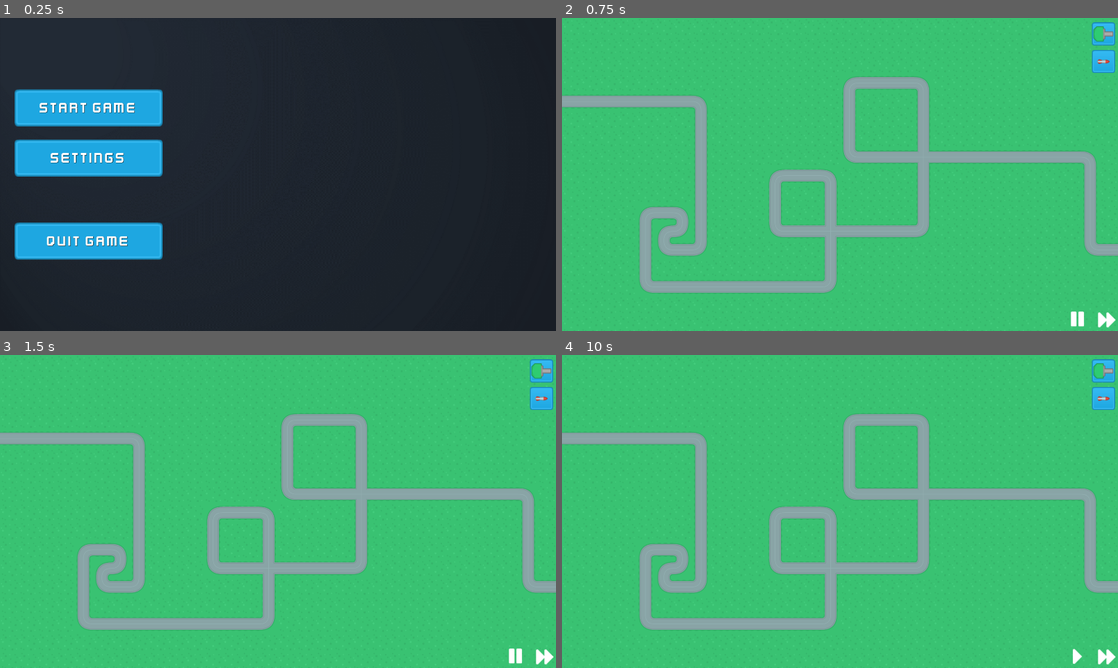
Above: before the commit, frames 1-4 (two rows, left to right).
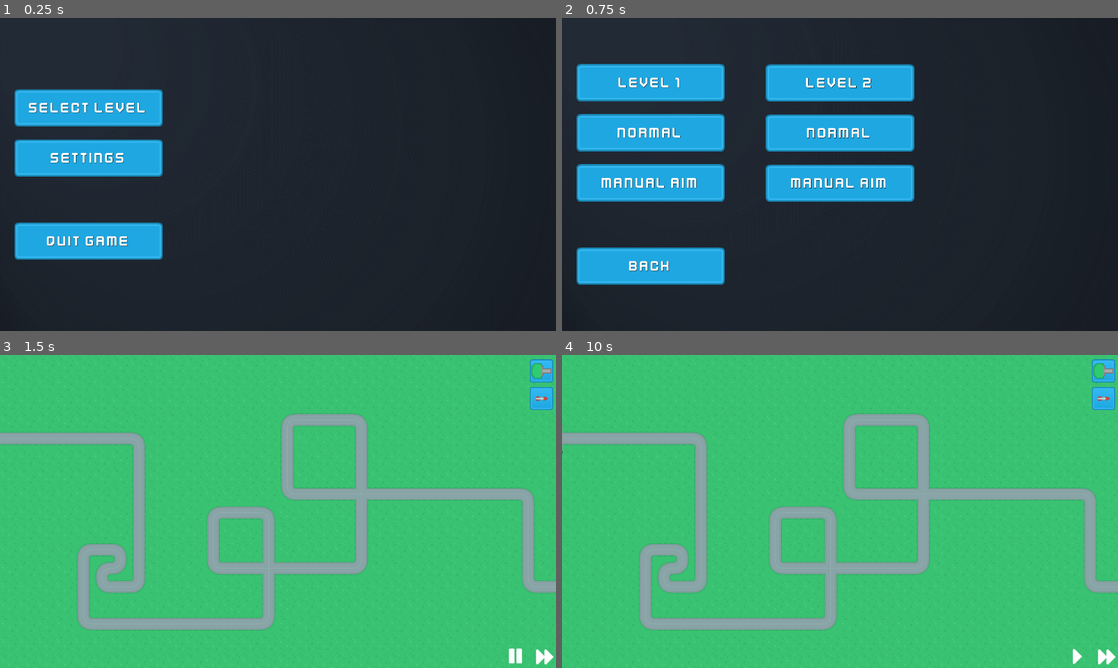
Above: after the commit, the same moments.

Repository: Sondervick/PWS-TowerDefense-Game
Game: Godot game, scene res://Scenes/scene_handler.tscn
The game is run twice, just before and just after one commit, with the same random seed, the same clock (stepped at 60 frames per second) and the same inputs.
Inputs (mouse positions are in pixels of both pictures, inside the frame that each line leads up to):
- Up to frame 1 (0.25 s): no input
- Up to frame 2 (0.75 s): click "START GAME" (after the commit: "SELECT LEVEL") at 0.5 s
- Up to frame 3 (1.5 s): click (88, 520) at 1.25 s, where only the run after the commit has a clickable "MANUAL AIM"
- Up to frame 4 (10 s): click (1101, 370) at 2 s; click (1101, 398) at 2.75 s; click (1106, 655) at 3.5 s; click (1101, 370) at 4.25 s; click (1101, 398) at 5 s; click (1106, 655) at 5.75 s; click (1101, 370) at 6.5 s; click (1101, 398) at 7.25 s; click (1106, 655) at 8 s; click (1079, 655) at 8.75 s; tap Enter (ui_accept) at 9.5, 9.77 s; move the mouse to (962, 495) at 9.52 s

The runs differ from the first frame. In frame 1, 0.4% of the frame differs, in the area x 5-27%, y 27-31%; in frame 2, 100%, in the area x 0-100%, y 0-100%; in frame 3, nothing differs; in frame 4, less than 0.1%.

Commit message:
:sparkles: level select
:sparkles: level select
:sparkles: gamemode select
:sparkles: aim yourself

:bug: When aiming at multiple enemies, it will target (only) the last one.

Diff:
--- a/Scenes/Enemies/EnemySexyMf.tscn
+++ b/Scenes/Enemies/EnemySexyMf.tscn
@@ -7,7 +7,7 @@
 [sub_resource type="RectangleShape2D" id="RectangleShape2D_11mr1"]
 size = Vector2(29, 29)
 
-[node name="EnemySexyMf" type="PathFollow2D"]
+[node name="EnemySexyMf" type="PathFollow2D" groups=["enemy"]]
 rotates = false
 loop = false
 script = ExtResource("1_1cjnk")
--- a/Scenes/Enemies/GreenTree.tscn
+++ b/Scenes/Enemies/GreenTree.tscn
@@ -7,7 +7,7 @@
 [sub_resource type="RectangleShape2D" id="RectangleShape2D_pfclw"]
 size = Vector2(29, 30)
 
-[node name="OrangeTree" type="PathFollow2D"]
+[node name="OrangeTree" type="PathFollow2D" groups=["enemy"]]
 loop = false
 script = ExtResource("1_fe0v2")
 
--- a/Scenes/Enemies/OrangeTree.tscn
+++ b/Scenes/Enemies/OrangeTree.tscn
@@ -7,7 +7,7 @@
 [sub_resource type="RectangleShape2D" id="RectangleShape2D_pfclw"]
 size = Vector2(29, 30)
 
-[node name="OrangeTree" type="PathFollow2D"]
+[node name="OrangeTree" type="PathFollow2D" groups=["enemy"]]
 loop = false
 script = ExtResource("1_km3tm")
 
--- a/Scenes/GameScene.gd
+++ b/Scenes/GameScene.gd
@@ -10,8 +10,6 @@
 
 var current_wave = 0
 var enemies_in_wave = 0
-
-var game_mode = "normal"
 
 # Called when the node enters the scene tree for the first time.
 func _ready():
@@ -19,14 +17,18 @@
 	# Later this should switch automatically, when switching maps
 	map_node = get_node("Map1")
 
-	#Setting the gamemode to the GameData script
-	GameData.game_mode = game_mode
-
 	#Gets all the buttons in the "build_buttons" group.
 	for i in get_tree().get_nodes_in_group("build_buttons"):
 		#Connects the button to the initiateBuildMode script which requires a tower type.
 		#i.get_name() gets the name of the node object. (example: Gun, Missile)
 		i.pressed.connect(initiateBuildMode.bind(i.name))
+
+	#Gets the Normal1 node, hidden in the Level Select menu
+	#Gets when the button gets pressed .pressed.connect()
+	#Runs the "onLevelOneNormal" function inside this script .connect(onLevelSelectPressed)
+	get_node("UI/LevelSelect/Margin/Level1VBC/Normal1").pressed.connect(onLevelOneNormal)
+	get_node("UI/LevelSelect/Margin/Level1VBC/Aim1").pressed.connect(onLevelOneAim)
+	get_node("UI/LevelSelect/Margin/Level1VBC/Back").pressed.connect(onBack)
 
 
 # Called every frame. 'delta' is the elapsed time since the previous frame.
@@ -149,7 +151,7 @@
 func retrieve_wave_data():
 	# Hard coding the wave data, nesting 2 arrays
 	# First is the enemy type, second is the time between spawns
-	var wave_data = [[getRandomEnemy(), 0.7], [getRandomEnemy(), 0.3], [getRandomEnemy(), 0.4], [getRandomEnemy(), 0.2], [getRandomEnemy(), 0.1]]
+	var wave_data = [["EnemySexyMf", 0.7], ["EnemySexyMf", 0.3], ["EnemySexyMf", 0.4], [getRandomEnemy(), 0.2], [getRandomEnemy(), 0.1]]
 	current_wave += 1
 	# Getting the amount of enemies per wave, this is done by looking at the array size
 	enemies_in_wave = wave_data.size()
@@ -184,3 +186,27 @@
 	if randomTower == 3:
 		towerName = "EnemySexyMf"
 	return towerName
+
+#
+# Level Selection Things
+#
+
+func onLevelOneNormal():
+	#Set the UI layer to visible
+	get_node("UI/HUD").visible = true
+	get_node("Map1").visible = true
+	#Removing the level select scene instance
+	get_node("UI/LevelSelect").queue_free()
+	GameData.game_mode = "normal"
+
+func onLevelOneAim():
+	#Set the UI layer to visible
+	get_node("UI/HUD").visible = true
+	get_node("Map1").visible = true
+	#Removing the level select scene instance
+	get_node("UI/LevelSelect").queue_free()
+	GameData.game_mode = "manual_aim"
+
+func onBack():
+	#Reloads the current scene, this means it'll reset to the main_menu
+	get_tree().reload_current_scene()
--- a/Scenes/GameScene.tscn
+++ b/Scenes/GameScene.tscn
@@ -1,7 +1,8 @@
-[gd_scene load_steps=10 format=3 uid="uid://d3o80tyx6lyn6"]
+[gd_scene load_steps=11 format=3 uid="uid://d3o80tyx6lyn6"]
 
 [ext_resource type="PackedScene" uid="uid://dtscb01h0dspd" path="res://Scenes/Maps/Map1.tscn" id="1_1pww6"]
 [ext_resource type="Script" path="res://Scenes/GameScene.gd" id="1_evaqv"]
+[ext_resource type="PackedScene" uid="uid://cifr4t2atydot" path="res://Scenes/UIScenes/LevelSelect.tscn" id="2_vwkla"]
 [ext_resource type="Script" path="res://Scenes/UI.gd" id="3_7xx70"]
 [ext_resource type="Texture2D" uid="uid://bh8rs8o7ylcti" path="res://Assets/UI/Buttons/blue_button12.png" id="3_66iv5"]
 [ext_resource type="Texture2D" uid="uid://c3157da4uwt4m" path="res://Assets/Towers/towerDefense_tile249.png" id="4_scrtf"]
@@ -14,11 +15,15 @@
 script = ExtResource("1_evaqv")
 
 [node name="Map1" parent="." instance=ExtResource("1_1pww6")]
+visible = false
 
 [node name="UI" type="CanvasLayer" parent="."]
 script = ExtResource("3_7xx70")
 
+[node name="LevelSelect" parent="UI" instance=ExtResource("2_vwkla")]
+
 [node name="HUD" type="Control" parent="UI"]
+visible = false
 layout_mode = 3
 anchors_preset = 15
 anchor_right = 1.0
--- a/Scenes/Towers/Turrets.gd
+++ b/Scenes/Towers/Turrets.gd
@@ -13,35 +13,55 @@
 
 #Called every physics frame (you can change this in godot settings, default: 60fps)
 func _physics_process(delta):
-	if GameData.game_mode != "normal":
-		turn_mouse()
-	else:
-		if enemy_array.size() != 0 and built:
-			select_enemy()
-			turn()
+	if built:
+		if GameData.game_mode == "manual_aim":
+			turn_mouse()
 			if fire_ready:
 				fire()
-		else:
-			enemy = null
+		elif GameData.game_mode == "normal":
+			if enemy_array.size() != 0:
+				select_enemy()
+				turn()
+				if fire_ready:
+					fire()
+			else:
+				enemy = null
 
 func turn_mouse():
-	#Setting the variable enemy_position to the mouse position (vector 2D).
-	var enemy_position = get_global_mouse_position()
-	#Getting the turret (gun) node, and setting the rotation to the enemy_position
-	get_node("Turret").look_at(enemy_position)
+	#Get mouse pos
+	var mouse_pos = get_global_mouse_position()
+	#Make turret look at mouse pos
+	get_node("Turret").look_at(mouse_pos)
+
+	#Get turret pos
+	var turret_pos = get_node("Turret").get_global_position()
+
+	#Draw a line from mouse pos to tower pos
+	var space_state = get_world_2d().direct_space_state
+	var query = PhysicsRayQueryParameters2D.create(mouse_pos, turret_pos)
+	var result = space_state.intersect_ray(query)
+
+	#If it hits
+	if result:
+		#Get the parent of the collision body
+		enemy = result.collider.get_parent()
+	#if it doesn't hit, make enemy null
+	else:
+		enemy = null
 
 func select_enemy():
 	var enemy_progress_arr = []
-	# For every item in the enemy_array
+	#For every item in the enemy_array
 	for i in enemy_array:
 		#Adding the offset of the enemy
 		enemy_progress_arr.append(i.get_progress())
-	# Getting the maximum offset
+	#Getting the maximum progress
 	var max_offset = enemy_progress_arr.max()
-	# Focus on the enemy closest to the end of the path
+	#Focus on the enemy closest to the end of the path
 	var enemy_index = enemy_progress_arr.find(max_offset)
-	if enemy_index != -1:  # Check if the index is valid
+	if enemy_index != -1:  #Check if the index is valid
 		enemy = enemy_array[enemy_index]
+		print(enemy)
 
 func turn():
 	#Look at the enemy
@@ -50,8 +70,11 @@
 func fire():
 	#Setting the fire_ready variable to false so that it does not fire when the _physics_process runs again
 	fire_ready = false
-	#Get the amount of damage we need to do to the enemy
-	enemy.on_hit(GameData.tower_data[type]["damage"])
+
+	if enemy != null:
+		#Get the amount of damage we need to do to the enemy
+		enemy.on_hit(GameData.tower_data[type]["damage"])
+
 	#Wait for a the fire_rate to pass, then set fire_ready to true to fire again.
 	await(get_tree().create_timer(GameData.tower_data[type]["fire_rate"]).timeout)
 	fire_ready = true
--- /dev/null
+++ b/Scenes/UIScenes/LevelSelect.tscn
@@ -0,0 +1,211 @@
+[gd_scene load_steps=5 format=3 uid="uid://cifr4t2atydot"]
+
+[ext_resource type="Texture2D" uid="uid://baholcpylc6vw" path="res://Assets/UI/Art/BackGround.png" id="1_hu0d0"]
+[ext_resource type="Texture2D" uid="uid://ds3vslk1bs1wl" path="res://Assets/UI/Buttons/blue_button03.png" id="2_uer4a"]
+[ext_resource type="Texture2D" uid="uid://c13a14crm6jq2" path="res://Assets/UI/Buttons/blue_button05.png" id="3_kev6f"]
+[ext_resource type="FontFile" uid="uid://cmvhle8a2rai2" path="res://Assets/Fonts/Kenney Future Narrow.ttf" id="4_h0has"]
+
+[node name="LevelSelect" type="Control"]
+layout_mode = 3
+anchors_preset = 15
+anchor_right = 1.0
+anchor_bottom = 1.0
+grow_horizontal = 2
+grow_vertical = 2
+
+[node name="BG" type="TextureRect" parent="."]
+layout_mode = 1
+anchors_preset = 15
+anchor_right = 1.0
+anchor_bottom = 1.0
+grow_horizontal = 2
+grow_vertical = 2
+texture = ExtResource("1_hu0d0")
+
+[node name="Margin" type="MarginContainer" parent="."]
+layout_mode = 1
+anchors_preset = 15
+anchor_right = 1.0
+anchor_bottom = 1.0
+grow_horizontal = 2
+grow_vertical = 2
+theme_override_constants/margin_left = 50
+theme_override_constants/margin_top = 50
+theme_override_constants/margin_right = 50
+theme_override_constants/margin_bottom = 50
+
+[node name="Level1VBC" type="VBoxContainer" parent="Margin"]
+custom_minimum_size = Vector2(512, 0)
+layout_mode = 2
+size_flags_horizontal = 0
+theme_override_constants/separation = 45
+alignment = 1
+
+[node name="Level1" type="TextureButton" parent="Margin/Level1VBC"]
+custom_minimum_size = Vector2(512, 128)
+layout_mode = 2
+size_flags_horizontal = 0
+texture_normal = ExtResource("2_uer4a")
+stretch_mode = 0
+
+[node name="Label" type="Label" parent="Margin/Level1VBC/Level1"]
+layout_mode = 1
+anchors_preset = 15
+anchor_right = 1.0
+anchor_bottom = 1.0
+grow_horizontal = 2
+grow_vertical = 2
+theme_override_colors/font_shadow_color = Color(0, 0, 0, 0.870588)
+theme_override_fonts/font = ExtResource("4_h0has")
+theme_override_font_sizes/font_size = 52
+text = "LEVEL 1
+"
+horizontal_alignment = 1
+vertical_alignment = 1
+
+[node name="Normal1" type="TextureButton" parent="Margin/Level1VBC"]
+custom_minimum_size = Vector2(512, 128)
+layout_mode = 2
+size_flags_horizontal = 0
+texture_normal = ExtResource("2_uer4a")
+texture_pressed = ExtResource("3_kev6f")
+stretch_mode = 0
+
+[node name="Label" type="Label" parent="Margin/Level1VBC/Normal1"]
+layout_mode = 1
+anchors_preset = 15
+anchor_right = 1.0
+anchor_bottom = 1.0
+grow_horizontal = 2
+grow_vertical = 2
+theme_override_colors/font_shadow_color = Color(0, 0, 0, 0.870588)
+theme_override_fonts/font = ExtResource("4_h0has")
+theme_override_font_sizes/font_size = 52
+text = "NORMAL"
+horizontal_alignment = 1
+vertical_alignment = 1
+
+[node name="Aim1" type="TextureButton" parent="Margin/Level1VBC"]
+custom_minimum_size = Vector2(512, 128)
+layout_mode = 2
+size_flags_horizontal = 0
+texture_normal = ExtResource("2_uer4a")
+texture_pressed = ExtResource("3_kev6f")
+stretch_mode = 0
+
+[node name="Label" type="Label" parent="Margin/Level1VBC/Aim1"]
+layout_mode = 1
+anchors_preset = 15
+anchor_right = 1.0
+anchor_bottom = 1.0
+grow_horizontal = 2
+grow_vertical = 2
+theme_override_colors/font_shadow_color = Color(0, 0, 0, 0.870588)
+theme_override_fonts/font = ExtResource("4_h0has")
+theme_override_font_sizes/font_size = 52
+text = "MANUAL AIM"
+horizontal_alignment = 1
+vertical_alignment = 1
+
+[node name="DIV" type="Control" parent="Margin/Level1VBC"]
+custom_minimum_size = Vector2(0, 69)
+layout_mode = 2
+
+[node name="Back" type="TextureButton" parent="Margin/Level1VBC"]
+custom_minimum_size = Vector2(512, 128)
+layout_mode = 2
+size_flags_horizontal = 0
+texture_normal = ExtResource("2_uer4a")
+texture_pressed = ExtResource("3_kev6f")
+stretch_mode = 0
+
+[node name="Label" type="Label" parent="Margin/Level1VBC/Back"]
+layout_mode = 1
+anchors_preset = 15
+anchor_right = 1.0
+anchor_bottom = 1.0
+grow_horizontal = 2
+grow_vertical = 2
+theme_override_colors/font_shadow_color = Color(0, 0, 0, 0.870588)
+theme_override_fonts/font = ExtResource("4_h0has")
+theme_override_font_sizes/font_size = 52
+text = "BACK"
+horizontal_alignment = 1
+vertical_alignment = 1
+
+[node name="Level2VBC" type="VBoxContainer" parent="Margin"]
+custom_minimum_size = Vector2(512, 0)
+layout_mode = 2
+size_flags_horizontal = 4
+theme_override_constants/separation = 45
+alignment = 1
+
+[node name="Level2" type="TextureButton" parent="Margin/Level2VBC"]
+custom_minimum_size = Vector2(512, 128)
+layout_mode = 2
+size_flags_horizontal = 0
+texture_normal = ExtResource("2_uer4a")
+stretch_mode = 0
+
+[node name="Label" type="Label" parent="Margin/Level2VBC/Level2"]
+layout_mode = 1
+anchors_preset = 15
+anchor_right = 1.0
+anchor_bottom = 1.0
+grow_horizontal = 2
+grow_vertical = 2
+theme_override_colors/font_shadow_color = Color(0, 0, 0, 0.870588)
+theme_override_fonts/font = ExtResource("4_h0has")
+theme_override_font_sizes/font_size = 52
+text = "LEVEL 2
+"
+horizontal_alignment = 1
+vertical_alignment = 1
+
+[node name="Normal2" type="TextureButton" parent="Margin/Level2VBC"]
+custom_minimum_size = Vector2(512, 128)
+layout_mode = 2
+size_flags_horizontal = 0
+texture_normal = ExtResource("2_uer4a")
+texture_pressed = ExtResource("3_kev6f")
+stretch_mode = 0
+
+[node name="Label" type="Label" parent="Margin/Level2VBC/Normal2"]
+layout_mode = 1
+anchors_preset = 15
+anchor_right = 1.0
+anchor_bottom = 1.0
+grow_horizontal = 2
+grow_vertical = 2
+theme_override_colors/font_shadow_color = Color(0, 0, 0, 0.870588)
+theme_override_fonts/font = ExtResource("4_h0has")
+theme_override_font_sizes/font_size = 52
+text = "NORMAL"
+horizontal_alignment = 1
+vertical_alignment = 1
+
+[node name="Aim2" type="TextureButton" parent="Margin/Level2VBC"]
+custom_minimum_size = Vector2(512, 128)
+layout_mode = 2
+size_flags_horizontal = 0
+texture_normal = ExtResource("2_uer4a")
+texture_pressed = ExtResource("3_kev6f")
+stretch_mode = 0
+
+[node name="Label" type="Label" parent="Margin/Level2VBC/Aim2"]
+layout_mode = 1
+anchors_preset = 15
+anchor_right = 1.0
+anchor_bottom = 1.0
+grow_horizontal = 2
+grow_vertical = 2
+theme_override_colors/font_shadow_color = Color(0, 0, 0, 0.870588)
+theme_override_fonts/font = ExtResource("4_h0has")
+theme_override_font_sizes/font_size = 52
+text = "MANUAL AIM"
+horizontal_alignment = 1
+vertical_alignment = 1
+
+[node name="DIV" type="Control" parent="Margin/Level2VBC"]
+custom_minimum_size = Vector2(0, 240)
+layout_mode = 2
--- a/Scenes/UIScenes/main_menu.tscn
+++ b/Scenes/UIScenes/main_menu.tscn
@@ -59,7 +59,7 @@
 theme_override_colors/font_shadow_color = Color(0, 0, 0, 0.870588)
 theme_override_fonts/font = ExtResource("4_tlfqy")
 theme_override_font_sizes/font_size = 52
-text = "START GAME"
+text = "SELECT LEVEL"
 horizontal_alignment = 1
 vertical_alignment = 1
 
--- a/Scenes/scene_handler.gd
+++ b/Scenes/scene_handler.gd
@@ -2,9 +2,8 @@
 
 func _ready():
 	#Gets the LevelSelect node, hidden in the main menu
-	#Gets when the button gets pressed .connect("pressed", ..)
-	#Sets the code to execute to this secript .connect("pressed", self, ...)
-	#Runs the "onLevelSelectPressed" function inside this script .connect("pressed", self, "onLevelSelectPressed")
+	#Gets when the button gets pressed .pressed.connect()
+	#Runs the "onLevelSelectPressed" function inside this script .connect(onLevelSelectPressed)
 	get_node("MainMenu/Margin/VBC/LevelSelect").pressed.connect(onLevelSelectPressed)
 	#Same idea as before.
 	get_node("MainMenu/Margin/VBC/Quit").pressed.connect(onQuit)
